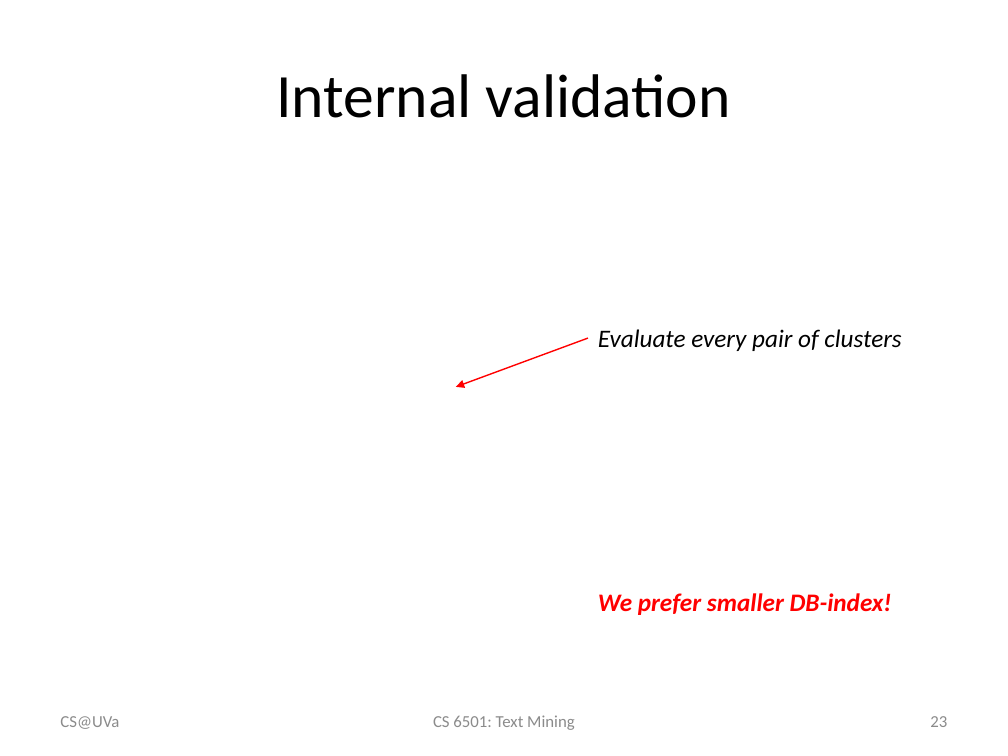
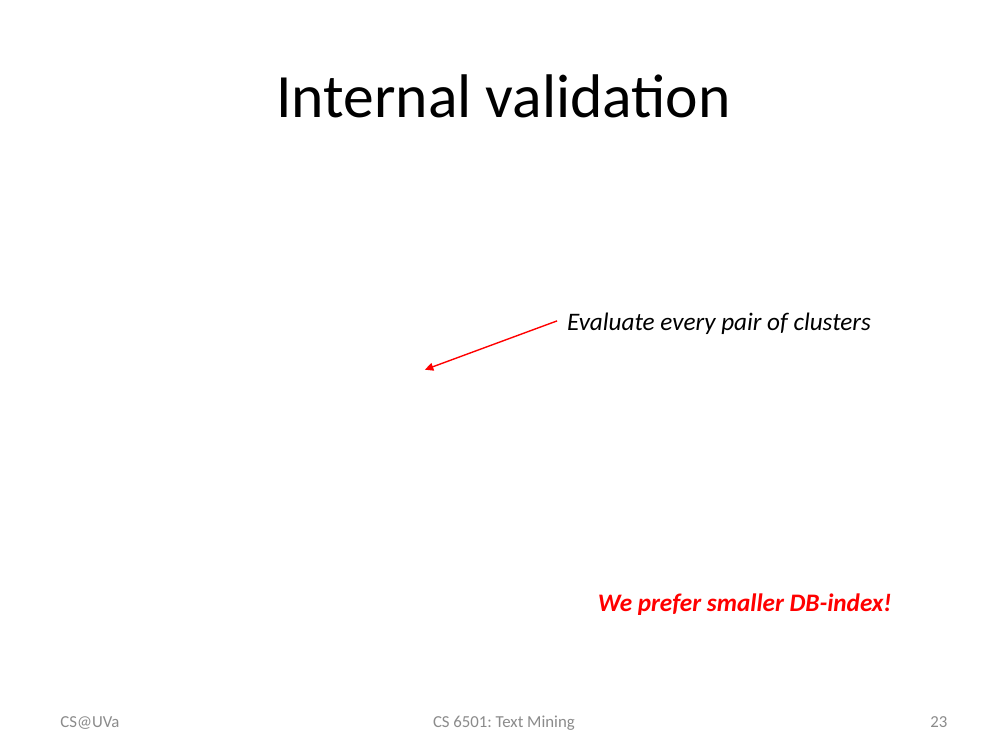
Before and after one commit to wang296/CS6501-Text-Mining, a slide deck: slide 23 of docs/TextClustering.pptx. Drawn at 1008x756 pixels with LibreOffice and Linux fonts; fonts in the diff are those of the drawing; grey boxes stand for pictures. Boxes give left, top, right and bottom in pixels: in the first picture for what was removed or moved away, otherwise in the second. Text is boxed around its words. In the diff, an @@ line names an element or a change of style, - is before the commit and + after.

```diff
--- a/docs/TextClustering.pptx
+++ b/docs/TextClustering.pptx
@@ arrow moved from (588, 338) - (456, 387) to (557, 321) - (425, 370) @@
@@ text "Evaluate every pair of clusters": place and size @@
-text "Evaluate every pair of clusters" at box(598, 329, 901, 351)
+text "Evaluate every pair of clusters" at box(567, 312, 871, 334)
```
Also in this commit, not shown: 7 other slides changed, 7 other files.
